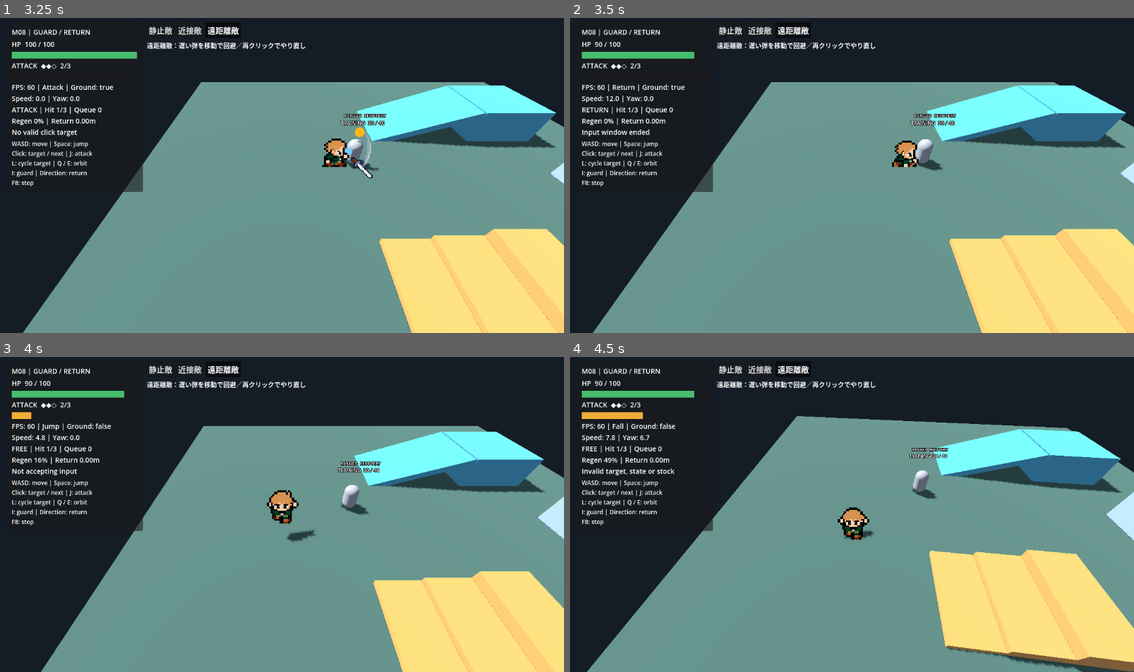
Above: before the commit, frames 1-4 (two rows, left to right).
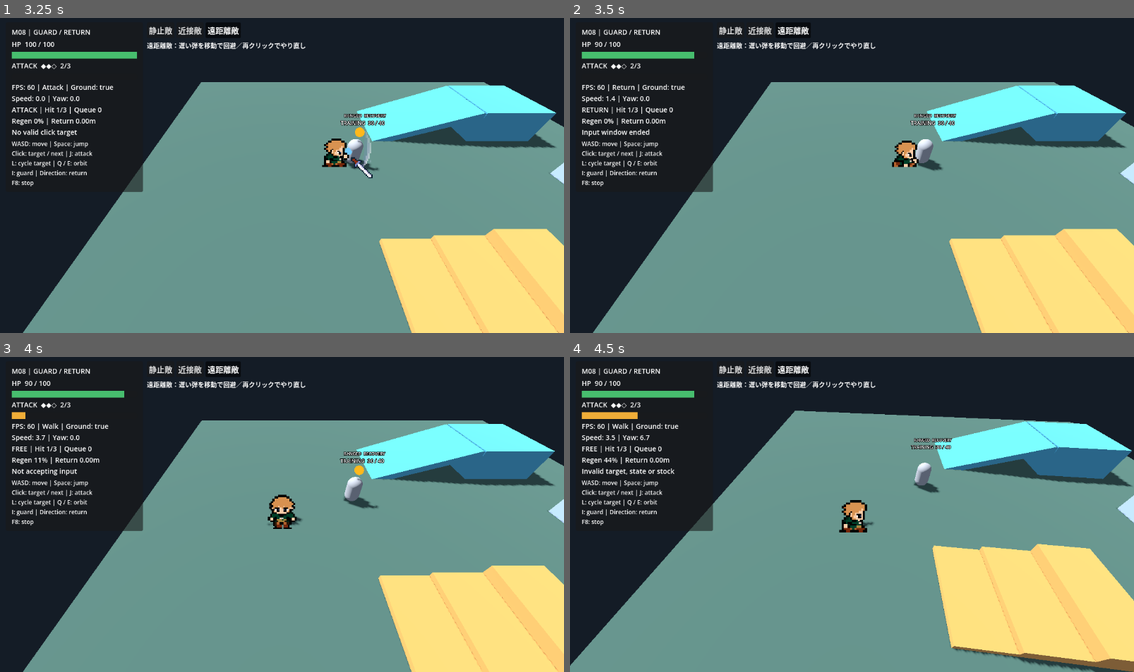
Above: after the commit, the same moments.

Repository: holy572782/forgotten-world
Game: Godot game, scene res://scenes/main.tscn
Two runs of this game, one before a commit and one after it. Both use one fixed random seed, a clock stepped at 60 frames per second and the inputs below.
Inputs (mouse positions are in pixels of both pictures, inside the frame that each line leads up to):
- Up to frame 1 (3.25 s): click "静止敵" at 0.5 s; click "近接敵" at 1.25 s; click "遠距離敵" at 2 s; tap Enter at 2.75 s; move the mouse to (406, 159) at 2.77 s; hold D (move_right) from 2.78 s (still down); hold J (attack) from 2.78 s (still down); click (406, 159) at 2.92 s; tap Space (jump) at 3.02 s
- Up to frame 2 (3.5 s): keep holding D (move_right); keep holding J (attack)
- Up to frame 3 (4 s): move the mouse to (169, 530) at 3.52 s; release D (move_right) at 3.53 s; release J (attack) at 3.53 s; hold S (move_down) from 3.53 s (still down); tap J (attack) at 3.6 s; tap Space (jump) at 3.77 s
- Up to frame 4 (4.5 s): move the mouse to (908, 445) at 4.27 s; release S (move_down) at 4.28 s; hold D (move_right) from 4.28 s (still down); hold J (attack) from 4.28 s (still down); tap Q (camera_left) at 4.35 s

Frame 1 is identical in both runs. In frame 2, less than 0.1% of the frame differs, in the area x 7-15%, y 24-27%; in frame 3, 8.7%; in frame 4, 9.4%, in the area x 0-100%, y 17-100%.

Commit message:
Revert "M09: 主人公の帰還を一定速度の移動へ変更"
This reverts commit d76c50749956bb1193d9514c466417e3be6bb0e2.

Diff:
--- a/scripts/combat/attack_motion_settings.gd
+++ b/scripts/combat/attack_motion_settings.gd
@@ -5,11 +5,10 @@
 @export_range(0.1, 40.0) var approach_speed := 12.0
 @export_range(0.05, 2.0) var minimum_travel_time := 0.25
 @export_range(0.05, 2.0) var maximum_travel_time := 0.4
-@export_group("Return travel (metres per second)")
-@export_range(0.1, 40.0) var return_speed := 12.0
-## Legacy Resource storage only; constant-speed return ignores these limits.
-@export_storage var return_minimum_travel_time := 0.1
-@export_storage var return_maximum_travel_time := 0.35
+@export_group("Return travel (metres per second; seconds)")
+@export_range(0.1, 40.0) var return_speed := 10.0
+@export_range(0.01, 2.0) var return_minimum_travel_time := 0.1
+@export_range(0.01, 2.0) var return_maximum_travel_time := 0.35
 @export_group("Waits (seconds)")
 @export_range(0.0, 5.0) var approach_attack_delay := 0.0
 @export_range(0.0, 5.0) var final_attack_wait := 0.0
@@ -26,9 +25,11 @@
 func snapshot() -> AttackMotionSettings:
 	var result := duplicate() as AttackMotionSettings
 	result.approach_speed = bounded(approach_speed, 0.1, 40.0, 12.0)
-	result.return_speed = bounded(return_speed, 0.1, 40.0, 12.0)
+	result.return_speed = bounded(return_speed, 0.1, 40.0, 10.0)
 	result.minimum_travel_time = bounded(minimum_travel_time, 0.05, 2.0, 0.25)
 	result.maximum_travel_time = maxf(result.minimum_travel_time, bounded(maximum_travel_time, 0.05, 2.0, 0.4))
+	result.return_minimum_travel_time = bounded(return_minimum_travel_time, 0.01, 2.0, 0.1)
+	result.return_maximum_travel_time = maxf(result.return_minimum_travel_time, bounded(return_maximum_travel_time, 0.01, 2.0, 0.35))
 	result.approach_attack_delay = bounded(approach_attack_delay, 0.0, 5.0, 0.0)
 	result.final_attack_wait = bounded(final_attack_wait, 0.0, 5.0, 0.0)
 	result.hit_frame = clampi(hit_frame, 0, 63)
--- a/scripts/player/target_dash.gd
+++ b/scripts/player/target_dash.gd
@@ -619,8 +619,9 @@
 		body.move_and_collide(Vector3.ZERO, false, body.safe_margin)
 		_travel_start = body.global_position
 		_destination = resolved
-	var seconds := _travel_start.distance_to(_destination) / maxf(speed, 0.1)
-	_duration = seconds if next == State.Return else clampf(seconds, _active_motion.minimum_travel_time, _active_motion.maximum_travel_time)
+	var minimum := _active_motion.return_minimum_travel_time if next == State.Return else _active_motion.minimum_travel_time
+	var maximum := _active_motion.return_maximum_travel_time if next == State.Return else _active_motion.maximum_travel_time
+	_duration = clampf(_travel_start.distance_to(_destination) / maxf(speed, 0.1), minimum, maximum)
 	_set_state(next)
 	sprite.combat_pose = &"Approach" if next == State.Approach else &"Return"
 	sprite._process(0.0)
@@ -658,10 +659,9 @@
 			queued_attack_target = reserved_target
 
 func _move_travel(delta: float) -> bool:
-	var fraction := clampf(_elapsed / _duration, 0.0, 1.0) if _duration > 0.0 else 1.0
-	# Approach keeps its easing; Return covers equal distances in equal physics time.
-	var progress := fraction if state == State.Return else smoothstep(0.0, 1.0, fraction)
-	var next := _travel_start.lerp(_destination, progress)
+	var fraction := clampf(_elapsed / _duration, 0.0, 1.0)
+	# Smooth acceleration/deceleration; the capsule follows the visible route.
+	var next := _travel_start.lerp(_destination, smoothstep(0.0, 1.0, fraction))
 	if not Path.clear(body, next, settings, body.global_position): return false
 	var motion := next - body.global_position
 	body.velocity = motion / maxf(delta, 0.0001)
--- a/tests/attack_motion.gd
+++ b/tests/attack_motion.gd
@@ -26,9 +26,7 @@
 	await _phase(combat.State.Attack)
 
 func _done(queue := false) -> void:
-	# Slow configured returns no longer have a maximum duration; keep the watchdog finite.
-	var limit := maxi(700,ceili((combat._active_weapon.attack_range/combat._active_motion.return_speed+10.0)*60.0))
-	for tick in range(limit):
+	for tick in range(700):
 		if not combat.is_busy(): break
 		if queue and target.alive() and not combat.queued: combat.request_followup(target)
 		await _ticks(1)
--- a/tests/return_travel.gd
+++ b/tests/return_travel.gd
@@ -15,22 +15,10 @@
 		record.end_tick = Engine.get_physics_frames()-start_tick
 
 func _collect(queue := false, safe_end := true) -> void:
-	var measured_speeds: Array[float] = []
 	for tick in range(700):
 		if not combat.is_busy(): break
 		if queue and target.alive() and not combat.queued and combat.can_combo_select(target): combat.request_followup(target)
-		var was_returning: bool = combat.state == combat.State.Return
-		var previous_position: Vector3 = player.global_position
-		var previous_tick := Engine.get_physics_frames()
 		await _ticks(1)
-		if not baseline and was_returning:
-			var step_distance := previous_position.distance_to(player.global_position)
-			var step_seconds := float(Engine.get_physics_frames()-previous_tick) / 60.0
-			_check(step_distance <= combat._active_motion.return_speed*step_seconds+0.001, "Return step never exceeds speed, including arrival")
-			if combat.state == combat.State.Return:
-				var measured := step_distance / step_seconds
-				measured_speeds.append(measured)
-				_check(absf(measured-combat._active_motion.return_speed) < 0.03, "Actual full-tick velocity is constant without easing")
 		_check(combat.return_anchor == anchor, "Original sequence anchor unchanged")
 		if sprite._attacking:
 			_check_sync()
@@ -45,11 +33,11 @@
 	record.slots = combat._sequence_slots
 	record.stock = combat.stock.current
 	record.error = combat.return_error
-	record.measured_speeds = measured_speeds
 	if record.return_count > 0:
-		var expected: float = record.distance / combat._active_motion.return_speed
-		if baseline: expected = clampf(expected,combat._active_motion.minimum_travel_time,combat._active_motion.maximum_travel_time)
-		_check(is_equal_approx(record.duration,expected), "Return duration is distance/speed with no time limits")
+		var expected: float = clampf(record.distance / combat._active_motion.return_speed,
+			combat._active_motion.minimum_travel_time if baseline else combat._active_motion.get("return_minimum_travel_time"),
+			combat._active_motion.maximum_travel_time if baseline else combat._active_motion.get("return_maximum_travel_time"))
+		_check(is_equal_approx(record.duration,expected), "Distance/speed clamped by the correct travel bounds")
 		if safe_end: _check(absf(float(record.end_tick-record.return_tick)/60.0-record.duration) <= 0.05, "Physical return duration matches plan within draw/physics ticks")
 	records.append(record.duplicate(true))
 
@@ -77,7 +65,7 @@
 		var saved := load(path) as WeaponData
 		_check(saved != null and saved.motion != null, "Fresh process loads weapon motion")
 		if saved != null and saved.motion != null:
-			_check(saved.motion.return_speed == 17.0 and saved.motion.get("return_minimum_travel_time") == 0.07 and saved.motion.get("return_maximum_travel_time") == 0.29, "Speed and legacy Resource fields survive restart")
+			_check(saved.motion.return_speed == 17.0 and saved.motion.get("return_minimum_travel_time") == 0.07 and saved.motion.get("return_maximum_travel_time") == 0.29, "All return settings persist after restart")
 			_check(saved.motion.minimum_travel_time == 0.31 and saved.motion.maximum_travel_time == 0.46, "Approach limits persist independently")
 			_check(saved.motion.snapshot() != saved.motion, "Per-weapon runtime snapshot remains isolated")
 		return
@@ -92,10 +80,9 @@
 	var exported := []
 	for property in weapon.motion.get_property_list():
 		if property.name in ["return_speed","return_minimum_travel_time","return_maximum_travel_time"]:
-			_check((property.usage & PROPERTY_USAGE_STORAGE) != 0, "Existing Resource fields remain stored")
-			_check(((property.usage & PROPERTY_USAGE_EDITOR) != 0) == (property.name == "return_speed"), "Only Return Speed is editable; legacy limits hidden")
+			_check((property.usage & PROPERTY_USAGE_EDITOR) != 0 and (property.usage & PROPERTY_USAGE_STORAGE) != 0, "Return setting editable and stored")
 			exported.append(property.name)
-	_check(exported.size() == 3, "Return Speed and both legacy fields remain compatible")
+	_check(exported.size() == 3, "Inspector exposes exactly the three return properties")
 
 func _run() -> void:
 	baseline = "--baseline" in OS.get_cmdline_user_args()
@@ -128,7 +115,7 @@
 		for lethal in [1,2]: await _case("lethal_"+str(lethal),2.5,3,lethal)
 		if not baseline:
 			var defaults := Motion.new()
-			_check(defaults.return_speed == 12, "Provisional constant Return Speed default is 12m/s")
+			_check(defaults.return_speed == 10 and defaults.get("return_minimum_travel_time") == 0.1 and defaults.get("return_maximum_travel_time") == 0.35, "Requested return defaults")
 			_check(defaults.approach_speed == 12 and defaults.minimum_travel_time == 0.25 and defaults.maximum_travel_time == 0.4, "Approach defaults unchanged")
 			await _case("slow_return",2.5,1,0,{"return_speed":2.0})
 			await _case("new_limits",2.5,1,0,{"return_minimum_travel_time":0.2,"return_maximum_travel_time":0.22})
@@ -148,14 +135,8 @@
 					if old.name != current.name: continue
 					_check(absf(old.approach-current.approach) <= 2 and absf(old.return_tick-current.return_tick) <= 2, "Approach and return-start timing preserved "+old.name)
 					_check(old.hits == current.hits and old.stock == current.stock and old.slots == current.slots, "Combat outcome unchanged "+old.name)
-			_check(records[1].duration < 0.1 and records[8].duration > 0.35, "Neither former minimum nor maximum limits return duration")
-			_check(is_equal_approx(records[9].duration,records[2].duration) and is_equal_approx(records[10].duration,records[2].duration), "Legacy return limits and approach bounds cannot change return speed")
-			var double_distance := await _case("double_distance",1.9)
-			_check(absf(double_distance.duration/records[1].duration-2.0) < 0.001, "Doubling return distance doubles planned time")
-			await _case("faster_return",2.5,1,0,{"return_speed":24.0})
-			_check(is_equal_approx(records[-1].duration*2.0,records[2].duration), "Changing Return Speed applies proportionally at every distance")
-			await _case("negative_speed",1.3,1,0,{"return_speed":-1.0},0.02)
-			_check(combat._active_motion.return_speed == 0.1, "Invalid negative speed is safely bounded without a duration cap")
+			_check(records[1].duration < 0.25 and records[2].duration > records[1].duration and is_equal_approx(records[3].duration,0.35), "Short/medium/long returns scale with distance and cap")
+			_check(is_equal_approx(records[9].duration,0.2) and is_equal_approx(records[10].duration,records[2].duration), "Return and approach bounds act independently")
 		_check(FileAccess.get_sha256("res://resources/weapons/default_attack_motion.tres") == source_hash, "User-authored motion Resource untouched")
 		var output := "return_baseline_" if baseline else "return_travel_"
 		FileAccess.open("res://.godot/"+output+str(Engine.max_fps)+".json",FileAccess.WRITE).store_string(JSON.stringify(records,"\t"))
Not shown, changed: docs/08_DECISIONS.md
Not shown, changed: docs/10_SYSTEM_SPEC_GODOT.md
Not shown, changed: docs/11_CODEX_IMPLEMENTATION_PLAN.md
Not shown, changed: docs/12_TEST_PLAN.md
Not shown, changed: docs/14_TARGET_DASH_COMBAT_SPEC.md
Not shown, changed: docs/DEVELOPMENT_STATUS.md
Not shown, changed: docs/m09_attack_motion_audit.md
Not shown, removed: docs/m09_constant_return_audit.md
Not shown, changed: docs/m09_return_travel_audit.md
